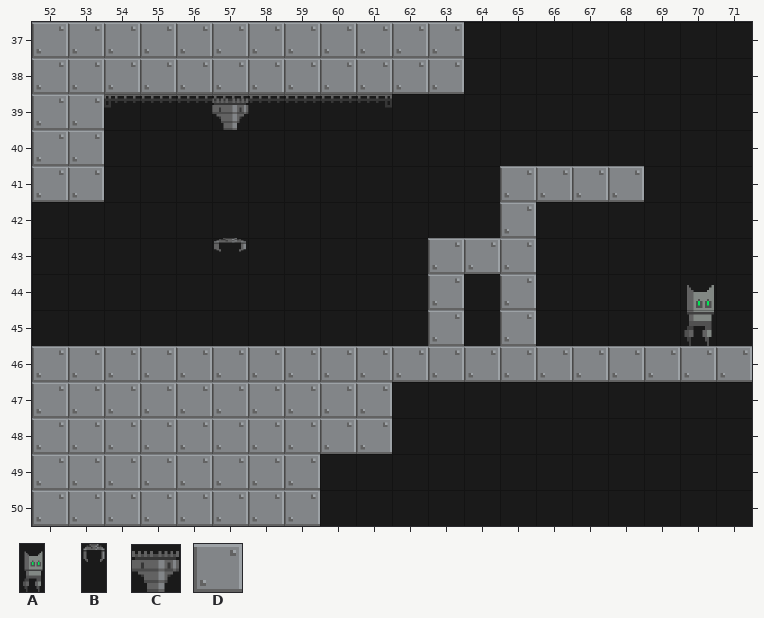
Tiled map: data/level3.tmx. The picture above was drawn from the file before the commit.
Cells are 64x64 px. Shown: x 52..71, y 37..50.
Key: from "bots": A 182; from "objects": B 3 "claw", C 5 "crane"; from "tileset": D 0.
_ is an empty cell.
Objects are placed by their top-left corner, in cells (3,4 is the top-left corner of cell 3,4); size is 1x1 cell unless given.
Layers that did not change in this view are not listed.
Layer "fg" before, first column x 52:
37 DDDDDDDDDDDD________
38 DDDDDDDDDDDD________
39 DD__________________
40 DD__________________
41 DD___________DDDD___
42 _____________D______
43 ___________DDD______
44 ___________D_D______
45 ___________D_D______
46 DDDDDDDDDDDDDDDDDDDD
47 DDDDDDDDDD__________
48 DDDDDDDDDD__________
49 DDDDDDDD____________
50 DDDDDDDD____________
Objects on layer "obj" before:
C "crane" at 57,39
B "claw" at 57,43
A "player" at 70,44 size 1x2
The same view after the edit:
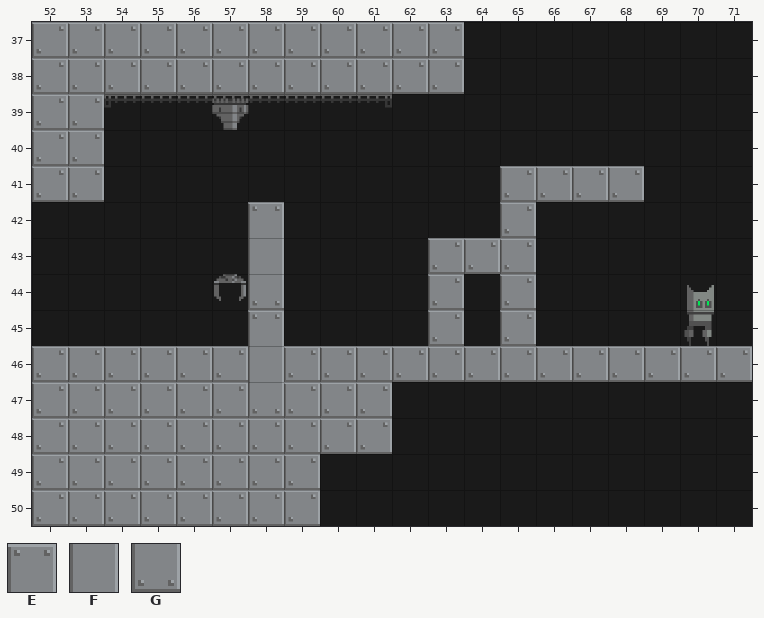
Further tiles: from "tileset": E 18, F 30, G 42.
Edits made:
Changed rows in their new state; . is an unchanged cell.
Layer "fg":
first column x 58:
42 E
43 F
44 G
45 E
46 F
47 G
Layer "obj":
added: B "claw" at 57,44 size 1x2
removed: B "claw" at 57,43
